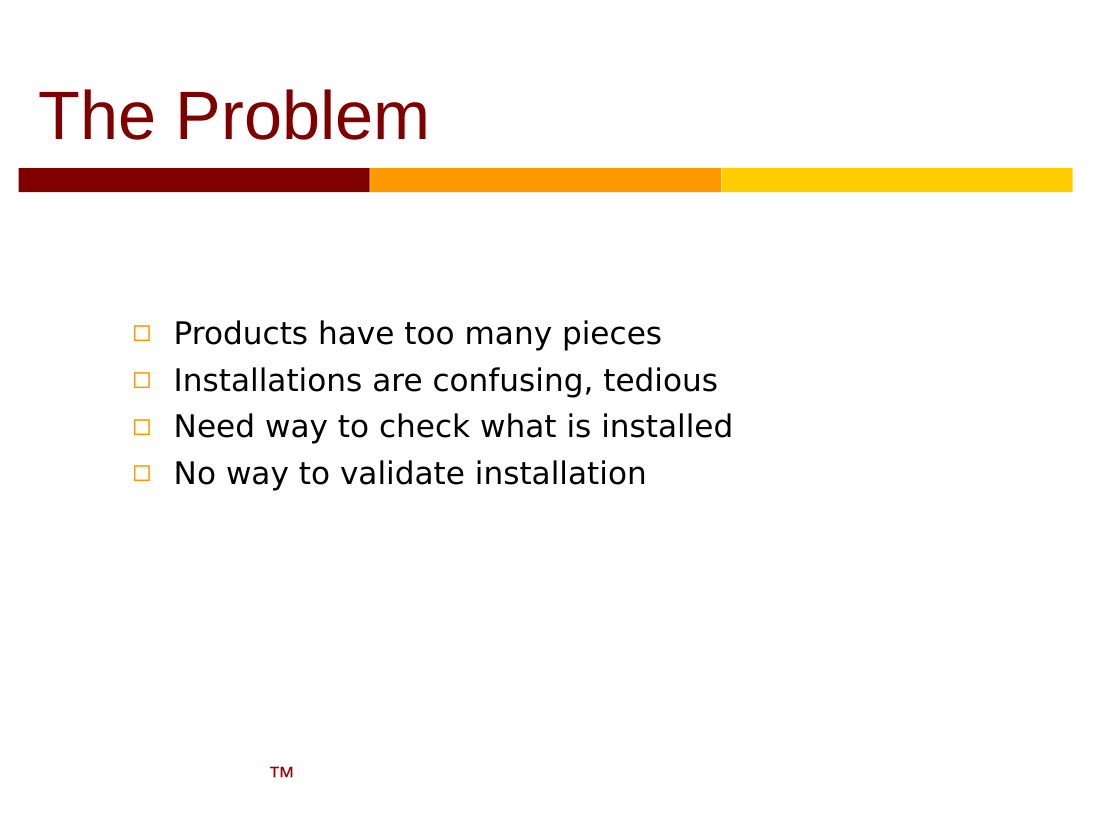
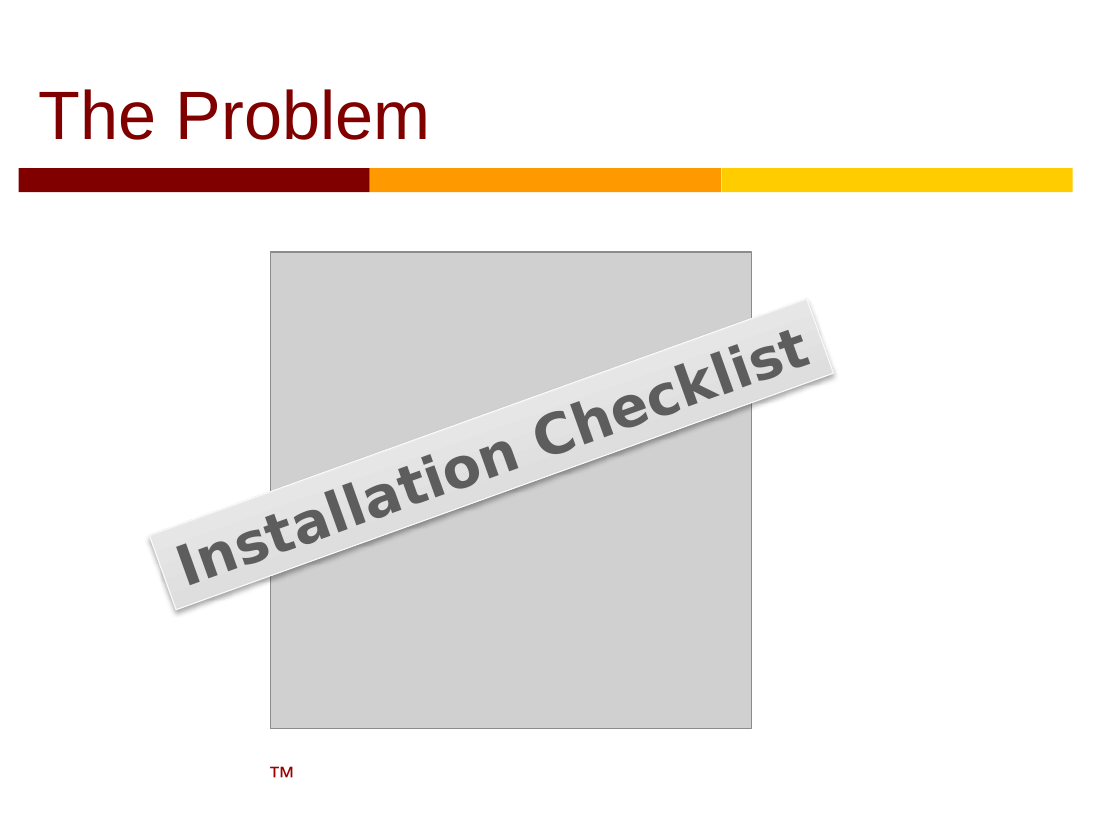
Before and after one commit to LeeGitXM/Installer, a slide deck: slide 2 of MasterBuilder.pptx. Drawn at 1120x840 pixels with LibreOffice and Linux fonts; fonts in the diff are those of the drawing; grey boxes stand for pictures; background and template pictures are left out. Boxes give left, top, right and bottom in pixels: in the first picture for what was removed or moved away, otherwise in the second. Text is boxed around its words. In the diff, an @@ line names an element or a change of style, - is before the commit and + after.

```diff
--- a/MasterBuilder.pptx
+++ b/MasterBuilder.pptx
@@ picture added at <box>271,252,752,729</box> @@
@@ rectangle added at <box>149,298,834,610</box>, fill gradient #BEBEBE to #F7F7F7 to #F8F8F8, outline #F9F9F9 0.75 pt, 36 pt, text gradient #979797 to #5E5E5E, bold @@
+Installation Checklist
@@ text removed at <box>174,320,733,491</box> @@
-◻ Products have too many pieces
-◻ Installations are confusing, tedious
-◻ Need way to check what is installed
-◻ No way to validate installation
```
Also in this commit, not shown: 2 other slides changed, 1 slide added, 21 other files.
